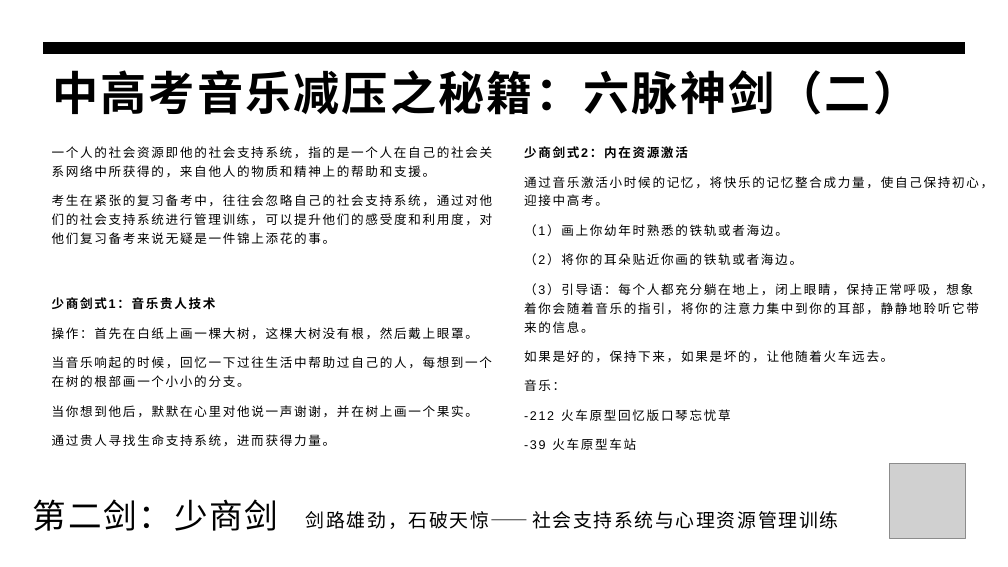
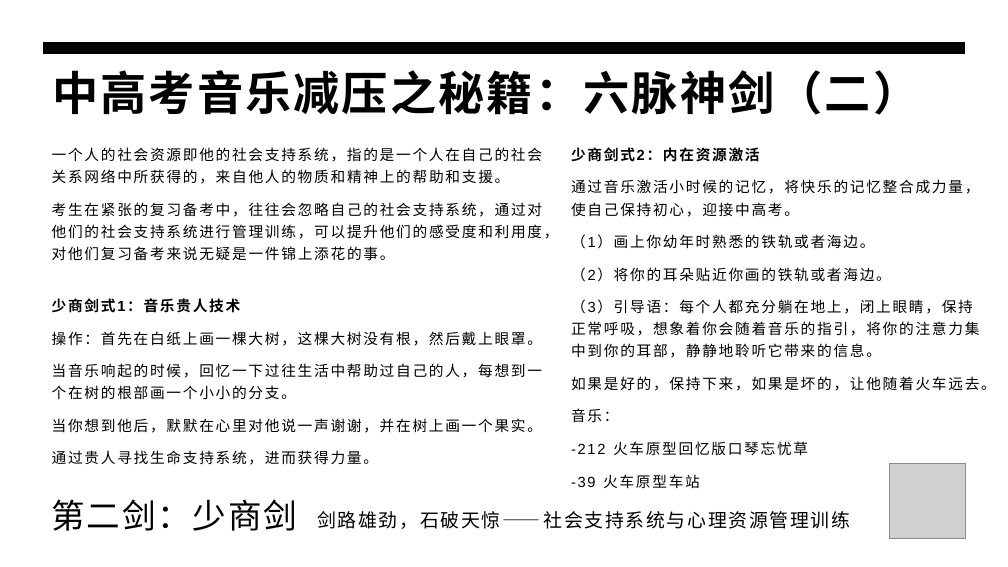
Before and after one commit to panxibei/writing, a slide deck: slide 15 of 44_心理学/30_浥尘伙伴社团原创：中高考音乐减压心理训练/PPT制作素材/浥尘伙伴社团：中高考音乐减压心理训练.pptx (slide 27 before the commit). Drawn at 1008x567 pixels with LibreOffice and Linux fonts; fonts in the diff are those of the drawing; grey boxes stand for pictures. Boxes give left, top, right and bottom in pixels: in the first picture for what was removed or moved away, otherwise in the second. Text is boxed around its words. In the diff, an @@ line names an element or a change of style, - is before the commit and + after.

```diff
--- a/44_心理学/30_浥尘伙伴社团原创：中高考音乐减压心理训练/PPT制作素材/浥尘伙伴社团：中高考音乐减压心理训练.pptx
+++ b/44_心理学/30_浥尘伙伴社团原创：中高考音乐减压心理训练/PPT制作素材/浥尘伙伴社团：中高考音乐减压心理训练.pptx
@@ size 12 to 14 pt in 3 elements at box(571, 147, 996, 489), box(52, 298, 542, 465), box(52, 147, 558, 261) @@
@@ text "少商剑式2：内在资源激活": place and size @@
-text "少商剑式2：内在资源激活" at box(524, 146, 993, 450)
+text "少商剑式2：内在资源激活" at box(571, 147, 996, 489)
@@ text "第二剑：少商剑": place and size @@
-text "第二剑：少商剑" at box(33, 499, 278, 531)
+text "第二剑：少商剑" at box(52, 499, 297, 531)
@@ text "剑路雄劲，石破天惊——社会支持系统与心理资源管理训练": place and size @@
-text "剑路雄劲，石破天惊——社会支持系统与心理资源管理训练" at box(306, 511, 839, 529)
+text "剑路雄劲，石破天惊——社会支持系统与心理资源管理训练" at box(317, 511, 851, 529)
```
Also in this commit, not shown: 17 other slides changed, 12 other files.
